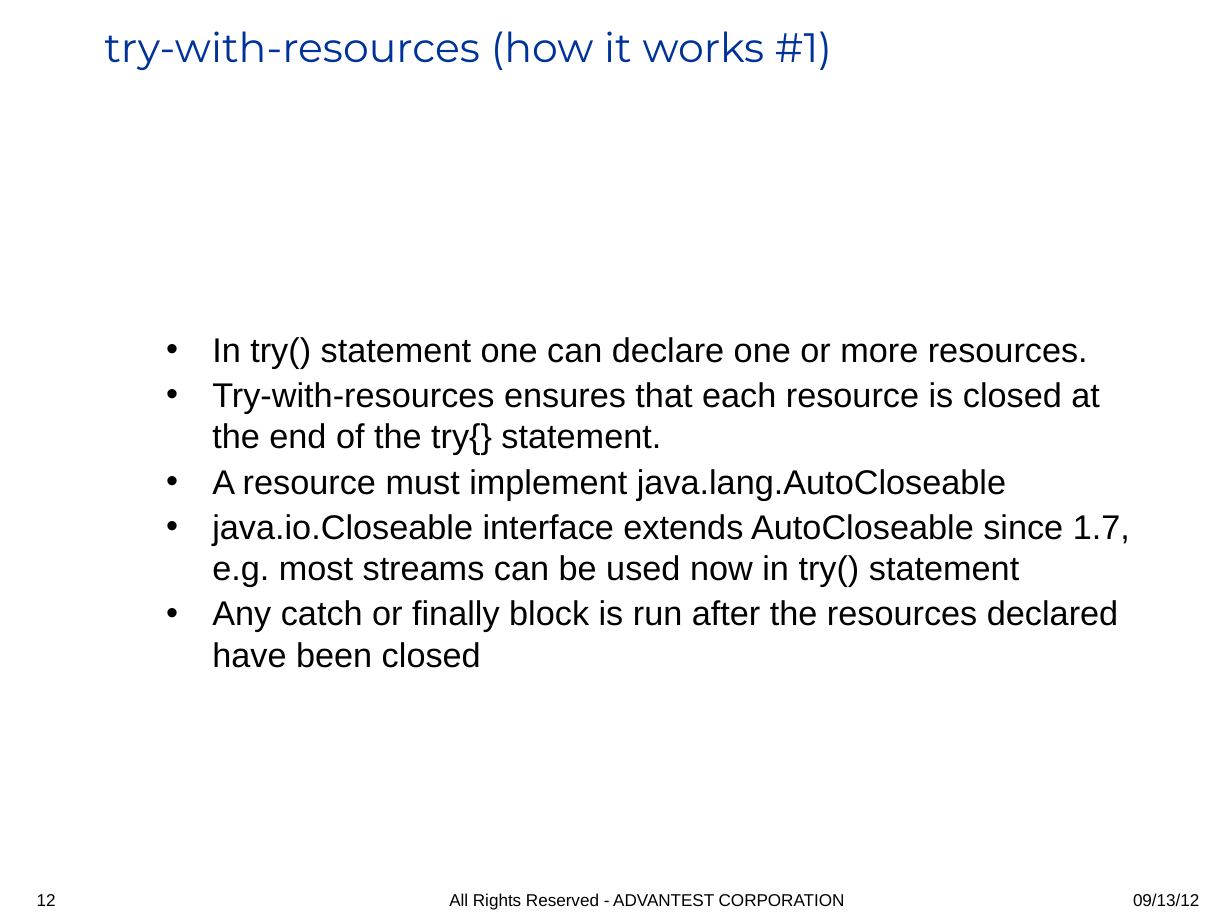
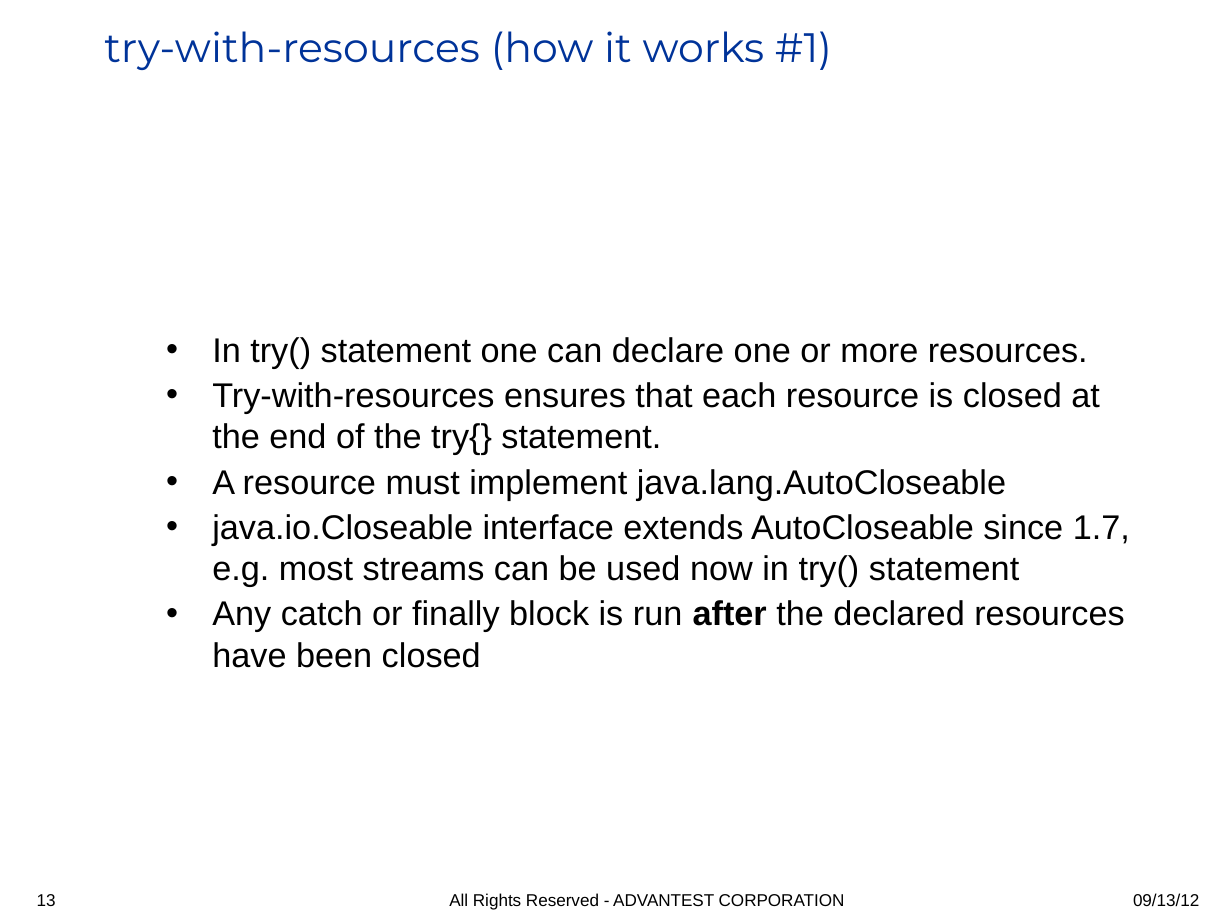
Before and after one commit to iloveeclipse/java7examples, a slide deck: slide 13 of doc/Java7_highlights.ppt (slide 12 before the commit). Drawn at 1232x924 pixels with LibreOffice and Linux fonts; fonts in the diff are those of the drawing; background and template pictures are left out. Boxes give left, top, right and bottom in pixels: in the first picture for what was removed or moved away, otherwise in the second. Text is boxed around its words. In the diff, an @@ line names an element or a change of style, - is before the commit and + after.

```diff
--- a/doc/Java7_highlights.ppt
+++ b/doc/Java7_highlights.ppt
@@ text at [212, 600, 1124, 668]: text changed @@
-• Any catch or finally block is run after the resources declared have been closed
+• Any catch or finally block is run after the declared resources have been closed
@@ page number at [37, 894, 56, 906]: text changed @@
-12
+13
```
Also in this commit, not shown: 5 other slides changed, 2 slides added, 1 slide removed, 1 other file.
